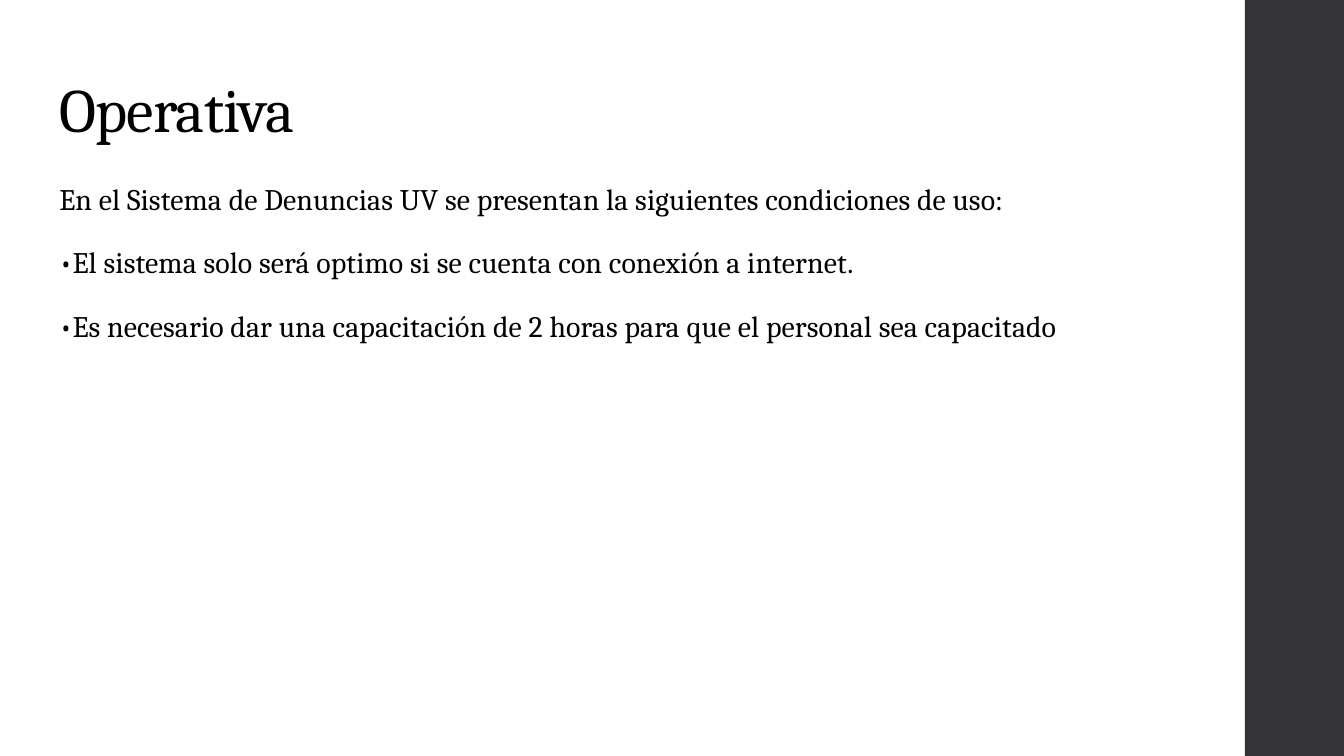
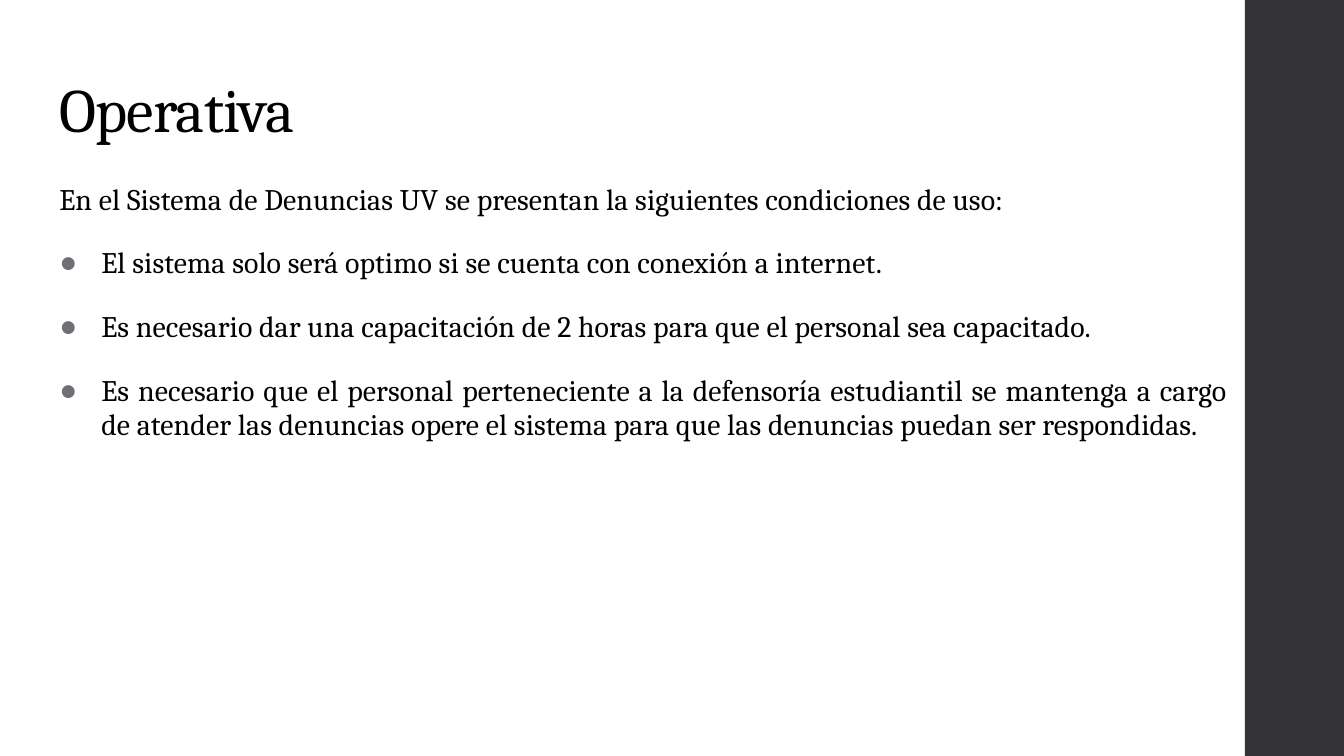
Before and after one commit to lagis/DEUV, a slide deck: slide 16 of DEUV propuesta.pptx (slide 12 before the commit). Drawn at 1344x756 pixels with LibreOffice and Linux fonts; fonts in the diff are those of the drawing. Boxes give left, top, right and bottom in pixels: in the first picture for what was removed or moved away, otherwise in the second. Text is boxed around its words. In the diff, an @@ line names an element or a change of style, - is before the commit and + after.

```diff
--- a/DEUV propuesta.pptx
+++ b/DEUV propuesta.pptx
@@ text at box(101, 252, 1226, 442): text changed @@
-•El sistema solo será optimo si se cuenta con conexión a internet.
-•Es necesario dar una capacitación de 2 horas para que el personal sea capacitado
+● El sistema solo será optimo si se cuenta con conexión a internet.
+● Es necesario dar una capacitación de 2 horas para que el personal sea capacitado.
+● Es necesario que el personal perteneciente a la defensoría estudiantil se mantenga a cargo de atender las denuncias opere el sistema para que las denuncias puedan ser respondidas.
```
Also in this commit, not shown: 2 other slides changed, 4 slides added, 2 slides removed, 4 other files.
